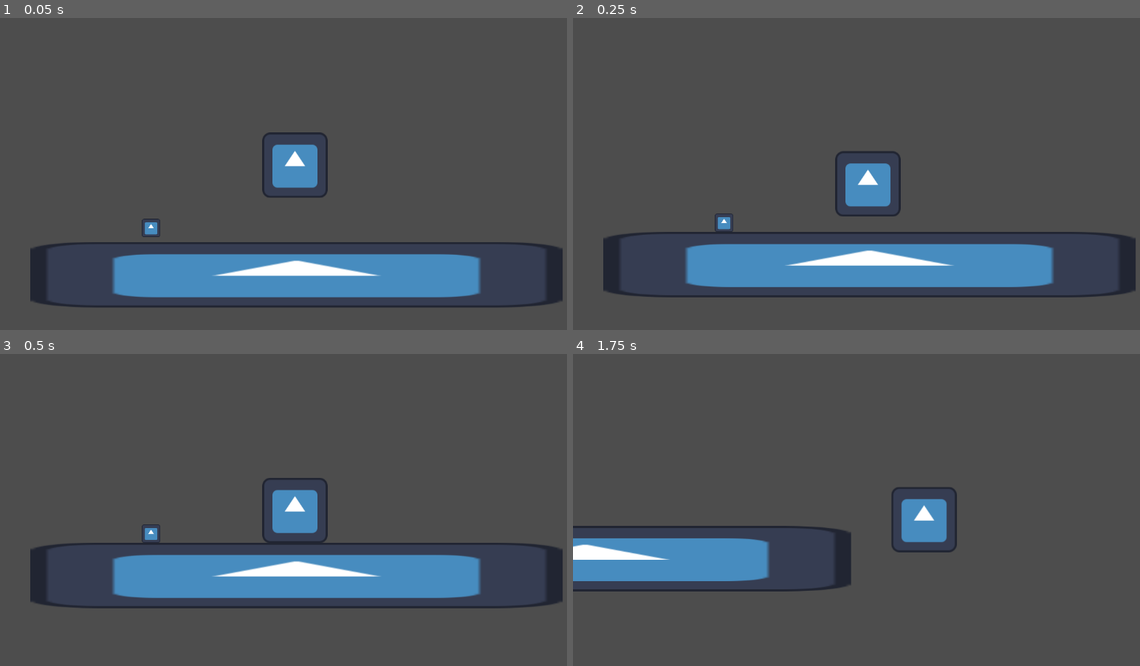
Above: before the commit, frames 1-4 (two rows, left to right).
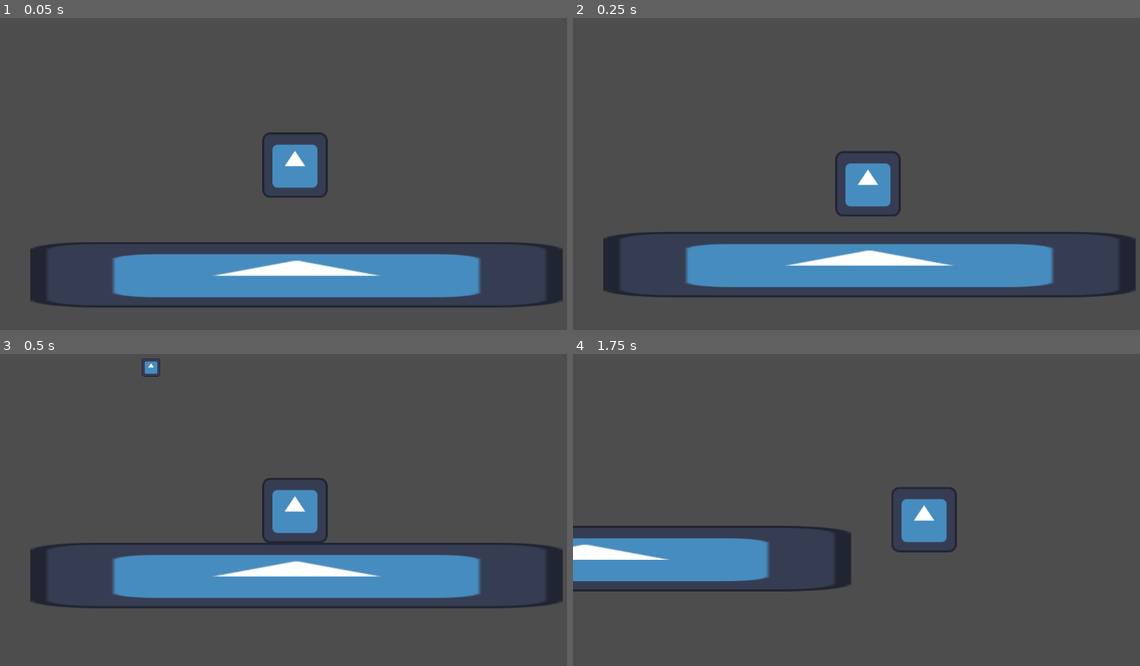
Above: after the commit, the same moments.

Repository: Monczak/warsztatyletni2025
Game: Godot game, scene res://src/Root.tscn
The game is run twice, just before and just after one commit, with the same random seed, the same clock (stepped at 60 frames per second) and the same inputs. The engine's default icon, where the game draws it, is replaced by a stand-in: a white triangle on a blue panel in a dark square.
Inputs:
- Up to frame 1 (0.05 s): no input
- Up to frame 2 (0.25 s): no input
- Up to frame 3 (0.5 s): no input
- Up to frame 4 (1.75 s): hold Right (MoveRight) from 0.53 s (still down); tap Z (Interact) at 0.6, 1.35 s; tap Up (Jump) at 0.77, 1.52 s

The runs differ from the first frame. In frame 1, 0.1% of the frame differs, in the area x 25-29%, y 64-71%; in frame 2, 0.1%; in frame 3, 0.2%, in the area x 25-29%, y 1-61%; in frame 4, nothing differs.

Commit message:
Add PlayerInteractable

Diff:
--- a/project.godot
+++ b/project.godot
@@ -51,6 +51,12 @@
 ]
 }
 
+[layer_names]
+
+2d_physics/layer_1="Player"
+2d_physics/layer_2="Walls"
+2d_physics/layer_3="PlayerInteractables"
+
 [physics]
 
 2d/default_gravity=2000.0
--- a/src/Level.tscn
+++ b/src/Level.tscn
@@ -10,4 +10,5 @@
 scale = Vector2(8.12, 1)
 
 [node name="Box" parent="." instance=ExtResource("2_lc76d")]
-position = Vector2(-281, 123)
+position = Vector2(-281, -429)
+can_sleep = true
--- a/src/Root.tscn
+++ b/src/Root.tscn
@@ -1,7 +1,7 @@
 [gd_scene load_steps=2 format=3 uid="uid://chmv6vie403l3"]
 
-[ext_resource type="PackedScene" uid="uid://b307l3jmiw4cv" path="res://src/World.tscn" id="1_43cft"]
+[ext_resource type="PackedScene" uid="uid://dgfwluobpa270" path="res://src/MonczakWorld.tscn" id="1_s6ee5"]
 
 [node name="Root" type="Node2D"]
 
-[node name="World" parent="." instance=ExtResource("1_43cft")]
+[node name="World" parent="." instance=ExtResource("1_s6ee5")]
--- a/src/objects/Box.tscn
+++ b/src/objects/Box.tscn
@@ -1,12 +1,14 @@
 [gd_scene load_steps=4 format=3 uid="uid://bibiyup302myg"]
 
-[ext_resource type="PackedScene" uid="uid://cabehqx7ncyy" path="res://src/objects/Grabbable.tscn" id="1_e3ocd"]
+[ext_resource type="PackedScene" uid="uid://cabehqx7ncyy" path="res://src/objects/PlayerInteractable.tscn" id="1_e3ocd"]
 [ext_resource type="Texture2D" uid="uid://cabwwfn2u5qlb" path="res://icon.svg" id="2_hfy23"]
 
 [sub_resource type="RectangleShape2D" id="RectangleShape2D_1ec2v"]
 size = Vector2(36, 36)
 
 [node name="Box" instance=ExtResource("1_e3ocd")]
+collision_layer = 4
+collision_mask = 3
 
 [node name="Sprite2D" type="Sprite2D" parent="." index="0"]
 scale = Vector2(0.28125, 0.28125)
--- a/src/objects/Grabbable.gd
+++ /dev/null
@@ -1,19 +0,0 @@
-extends RigidBody2D
-class_name Grabbable
-
-var _reset_state := false
-var _new_position: Vector2
-
-
-func fix_position(new_pos: Vector2) -> void:
-    _reset_state = true
-    _new_position = new_pos
-
-
-func unfix_position() -> void:
-    _reset_state = false
-
-
-func _integrate_forces(state: PhysicsDirectBodyState2D) -> void:
-    if _reset_state:
-        state.transform.origin = _new_position
--- a/src/objects/Grabbable.tscn
+++ /dev/null
@@ -1,6 +0,0 @@
-[gd_scene load_steps=2 format=3 uid="uid://cabehqx7ncyy"]
-
-[ext_resource type="Script" path="res://src/objects/Grabbable.gd" id="1_ui1x2"]
-
-[node name="Grabbable" type="RigidBody2D"]
-script = ExtResource("1_ui1x2")
--- a/src/objects/Platform.tscn
+++ b/src/objects/Platform.tscn
@@ -6,6 +6,8 @@
 size = Vector2(128, 128)
 
 [node name="Platform" type="StaticBody2D"]
+collision_layer = 2
+collision_mask = 0
 
 [node name="Sprite2D" type="Sprite2D" parent="."]
 texture = ExtResource("1_bej0p")
--- a/src/objects/Player.gd
+++ b/src/objects/Player.gd
@@ -6,6 +6,12 @@
 
 @export var jump_gravity_multiplier := 0.6
 @export var fall_gravity_multiplier := 2.2
+
+@onready var grab_point: Node2D = $GrabPoint
+@onready var interaction_area: Area2D = $InteractionArea
+
+var _player_interactables := []
+var _grabbed_interactable: PlayerInteractable = null
 
 
 func _calculate_gravity() -> Vector2:
@@ -18,6 +24,44 @@
         gravity *= fall_gravity_multiplier
 
     return gravity
+
+
+func _on_body_entered_interaction_area(body: Node2D) -> void:
+    _player_interactables.append(body)
+
+
+func _on_body_exited_interaction_area(body: Node2D) -> void:
+    _player_interactables.erase(body)
+
+
+func _interact() -> void:
+    if _grabbed_interactable != null:
+        _grabbed_interactable.unfix_position()
+        _grabbed_interactable = null
+    else:
+        if len(_player_interactables) == 0:
+            return
+
+        var nearest_interactable: PlayerInteractable = _player_interactables[0]
+        for interactable in _player_interactables:
+            var distance: float = (interactable.position - position).length()
+            if distance < (nearest_interactable.position - position).length():
+                nearest_interactable = interactable
+
+        _grabbed_interactable = nearest_interactable
+
+
+func _ready() -> void:
+    interaction_area.body_entered.connect(_on_body_entered_interaction_area)
+    interaction_area.body_exited.connect(_on_body_exited_interaction_area)
+
+
+func _process(delta: float) -> void:
+    if Input.is_action_just_pressed("Interact"):
+        _interact()
+
+    if _grabbed_interactable != null:
+        _grabbed_interactable.fix_position(grab_point.global_position, velocity)
 
 
 func _physics_process(delta: float) -> void:
--- a/src/objects/Player.tscn
+++ b/src/objects/Player.tscn
@@ -11,6 +11,7 @@
 size = Vector2(208, 198)
 
 [node name="Player" type="CharacterBody2D"]
+collision_mask = 6
 script = ExtResource("1_7ey65")
 jump_velocity = -700.0
 
@@ -21,8 +22,10 @@
 shape = SubResource("CapsuleShape2D_buivh")
 
 [node name="GrabPoint" type="Node2D" parent="."]
+position = Vector2(0, -141)
 
 [node name="InteractionArea" type="Area2D" parent="."]
+collision_mask = 4
 
 [node name="CollisionShape2D" type="CollisionShape2D" parent="InteractionArea"]
 shape = SubResource("RectangleShape2D_fufc6")
--- /dev/null
+++ b/src/objects/PlayerInteractable.gd
@@ -0,0 +1,27 @@
+extends RigidBody2D
+class_name PlayerInteractable
+
+var _reset_state := false
+var _new_position: Vector2
+var _vel: Vector2
+
+
+func fix_position(new_pos: Vector2, vel: Vector2) -> void:
+    _reset_state = true
+    _new_position = new_pos
+    _vel = vel
+
+
+func unfix_position() -> void:
+    _reset_state = false
+
+
+func _ready() -> void:
+    set_can_sleep(false)
+
+
+func _integrate_forces(state: PhysicsDirectBodyState2D) -> void:
+    if _reset_state:
+        state.transform.origin = _new_position
+        state.linear_velocity = _vel
+        state.angular_velocity = 0
--- /dev/null
+++ b/src/objects/PlayerInteractable.tscn
@@ -0,0 +1,7 @@
+[gd_scene load_steps=2 format=3 uid="uid://cabehqx7ncyy"]
+
+[ext_resource type="Script" path="res://src/objects/PlayerInteractable.gd" id="1_0ebvl"]
+
+[node name="PlayerInteractable" type="RigidBody2D"]
+can_sleep = false
+script = ExtResource("1_0ebvl")
